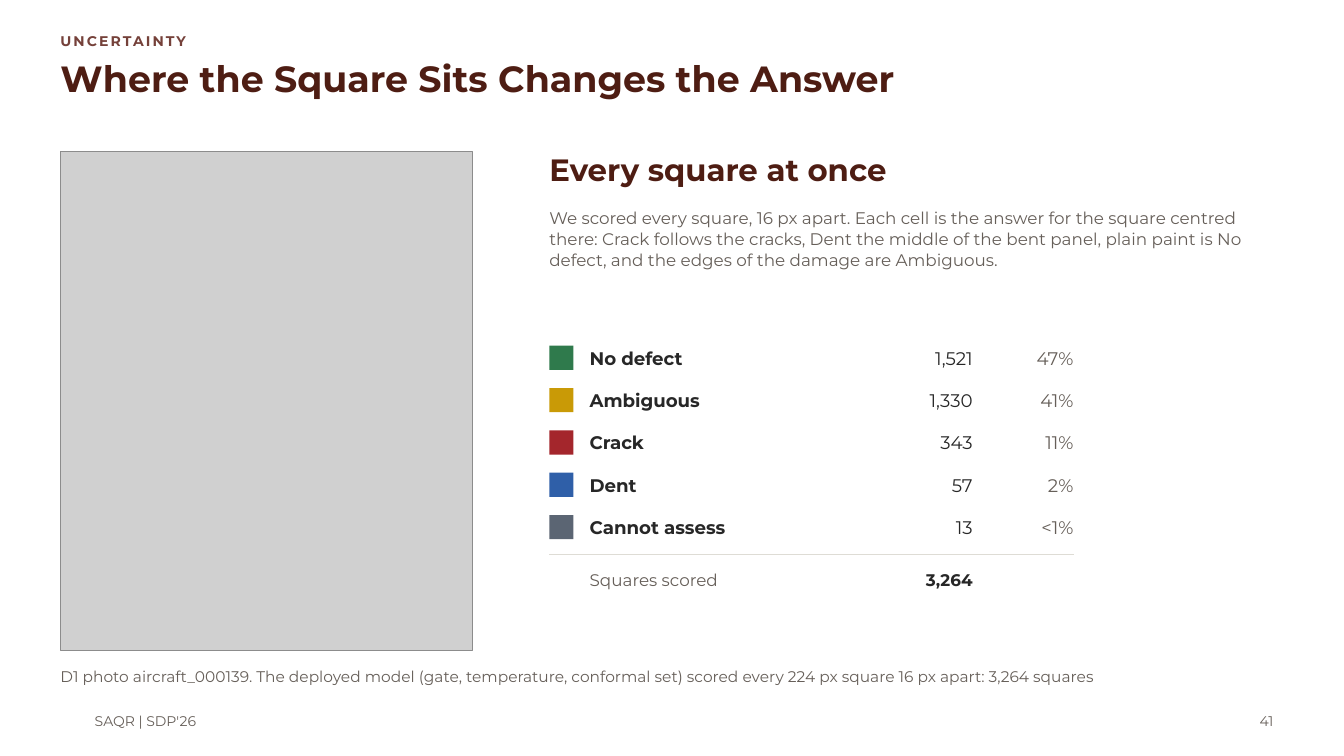
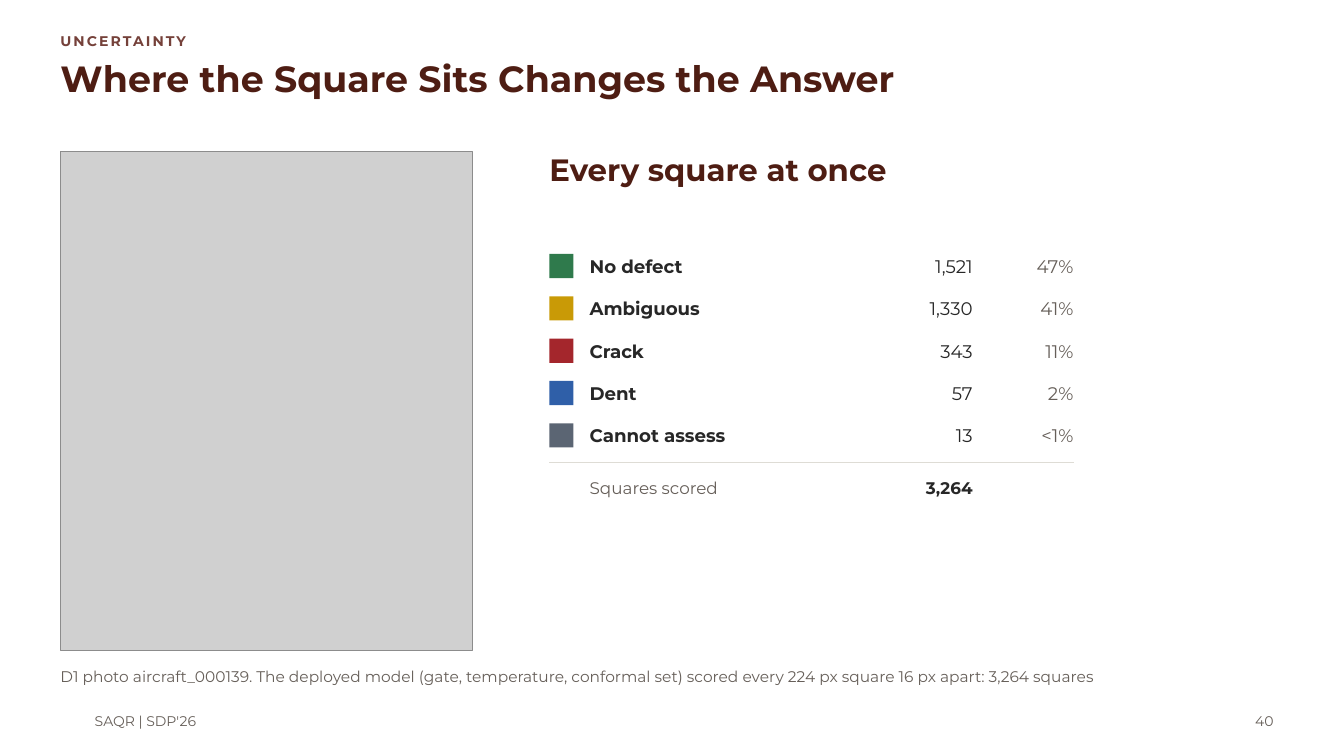
Before and after one commit to MASAR-AUS/SAQR, a slide deck: slide 40 of SAQR CMP490 Presentation.pptx (slide 41 before the commit). Drawn at 1344x756 pixels with LibreOffice and Linux fonts; fonts in the diff are those of the drawing; grey boxes stand for pictures; background and template pictures are left out. Boxes give left, top, right and bottom in pixels: in the first picture for what was removed or moved away, otherwise in the second. Text is boxed around its words. In the diff, an @@ line names an element or a change of style, - is before the commit and + after.

```diff
--- a/SAQR CMP490 Presentation.pptx
+++ b/SAQR CMP490 Presentation.pptx
@@ text removed at (x1=549, y1=211, x2=1241, y2=270) @@
-We scored every square, 16 px apart. Each cell is the answer for the square centred there: Crack follows the cracks, Dent the middle of the bent panel, plain paint is No defect, and the edges of the damage are Ambiguous.
@@ 17 texts, 5 rectangles, 1 line moved together from (x1=549, y1=346, x2=1074, y2=589) to (x1=549, y1=254, x2=1074, y2=497) @@
@@ page number at (x1=1255, y1=716, x2=1273, y2=726): text changed @@
-41
+40
```
Also in this commit, not shown: 11 other slides changed, 1 slide removed.
